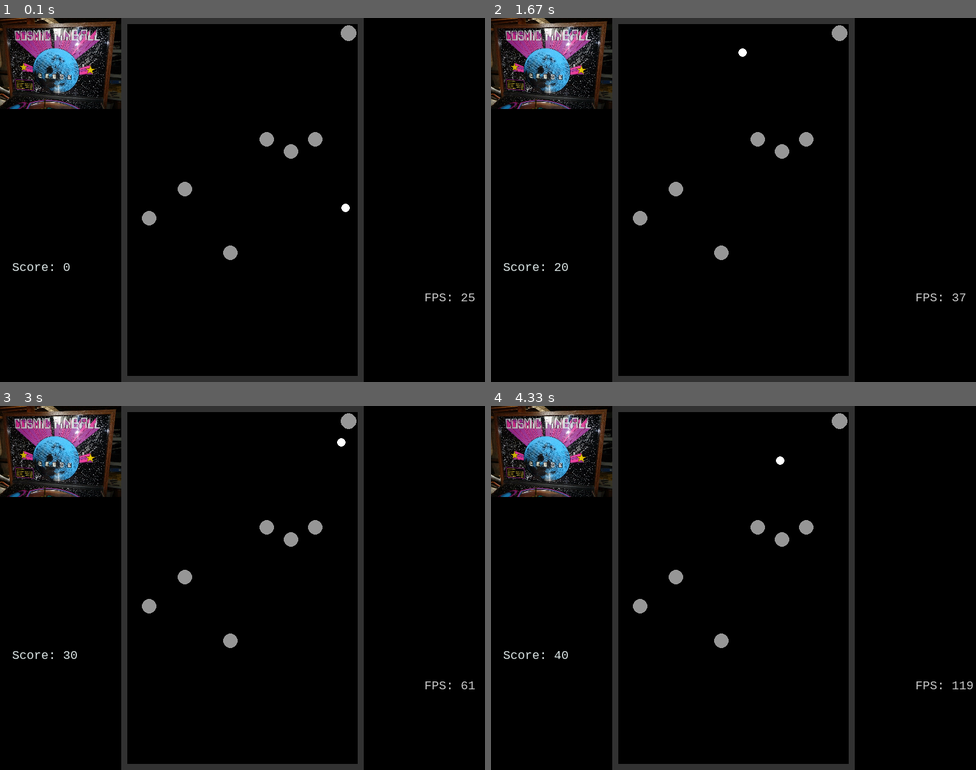
Above: before the commit, frames 1-4 (two rows, left to right).
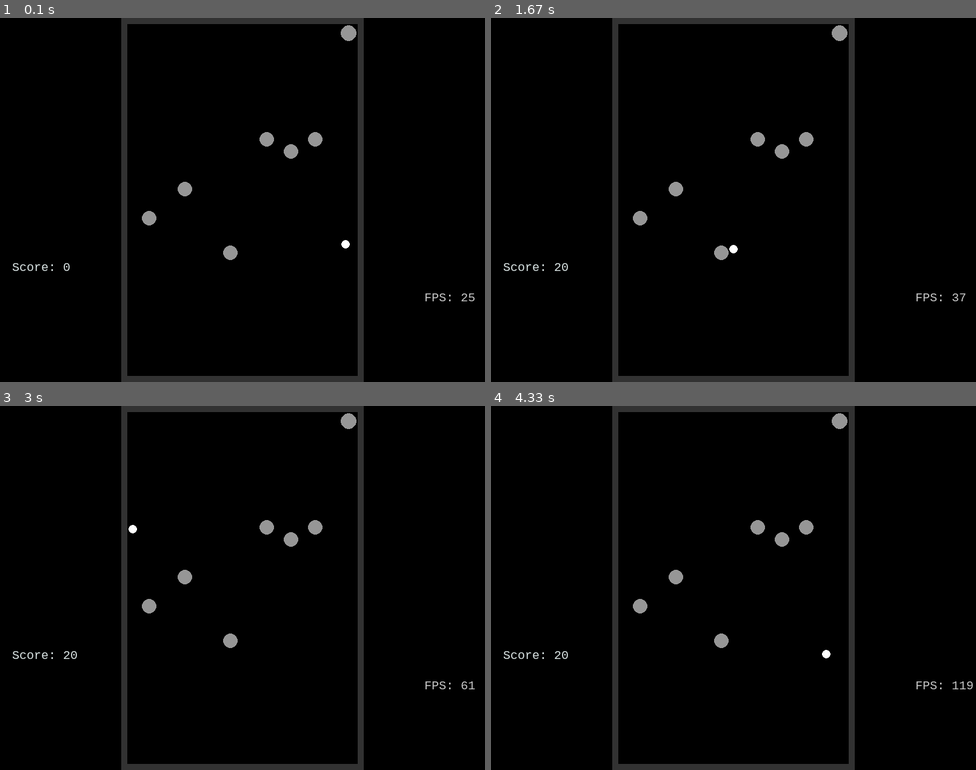
Above: after the commit, the same moments.

Repository: CamBFunny/quail
Game: pygame game, started from games/pynball.py
Same seed, same stepped clock (60 frames per second), same inputs: the game is played once before the commit and once after it.
Inputs:
- Up to frame 1 (0.1 s): no input
- Up to frame 2 (1.67 s): no input
- Up to frame 3 (3 s): no input
- Up to frame 4 (4.33 s): no input

The runs differ from the first frame. In frame 1, 4.2% of the frame differs, in the area x 0-73%, y 0-64%; in frame 2, 4.2%; in frame 3, 4.3%; in frame 4, 4.3%, in the area x 0-70%, y 0-70%.

Commit message:
Update pynball.py

Diff:
--- a/games/pynball.py
+++ b/games/pynball.py
@@ -15,12 +15,12 @@
 
 # A global dict value that will contain all the Pygame
 # Surface objects returned by pygame.image.load().
-IMAGESDICT = {'cosmic_p': pygame.image.load('lib/cosmic.jpg'),
-              '{placeholder}': pygame.image.load('lib/cosmic.jpg')}
-cosmic = IMAGESDICT['cosmic_p']
-sz = cosmic.get_size()
-scl = 200/sz[0]
-cosmic = pygame.transform.scale(cosmic, (sz[0] * scl, sz[1] * scl))
+# IMAGESDICT = {'cosmic_p': pygame.image.load('lib/cosmic.jpg'),
+              # '{placeholder}': pygame.image.load('lib/cosmic.jpg')}
+# cosmic = IMAGESDICT['cosmic_p']
+# sz = cosmic.get_size()
+# scl = 200/sz[0]
+# cosmic = pygame.transform.scale(cosmic, (sz[0] * scl, sz[1] * scl))
 
 dimensions = [80, 120]
 scale = resolution[1] / dimensions[1]
@@ -76,7 +76,7 @@
 
 launcher = [resolution[0]- 230, resolution[1] - 50]
 
-ball = Pinball(launcher, (255, 255, 255), 7, [0, -40])
+ball = Pinball(launcher, (255, 255, 255), 7, [0, -30])
 score = 0
 
 gravity = 30
@@ -114,14 +114,13 @@
     if LeftClick and not button_check:
         LeftClick = False
         button_check = True
-        ball.speed[1] *= 2
 
     if RightClick:
         RightClick = False
         button_check = True
 
     screen.fill([0, 0, 0])
-    screen.blit(cosmic, [0, 0])
+    # screen.blit(cosmic, [0, 0])
 
     pygame.draw.rect(screen, [50, 50, 50], [resolution[0]/2 - size[0]/2, 0, size[0], size[1]], border)
     buff = ball.size + border
